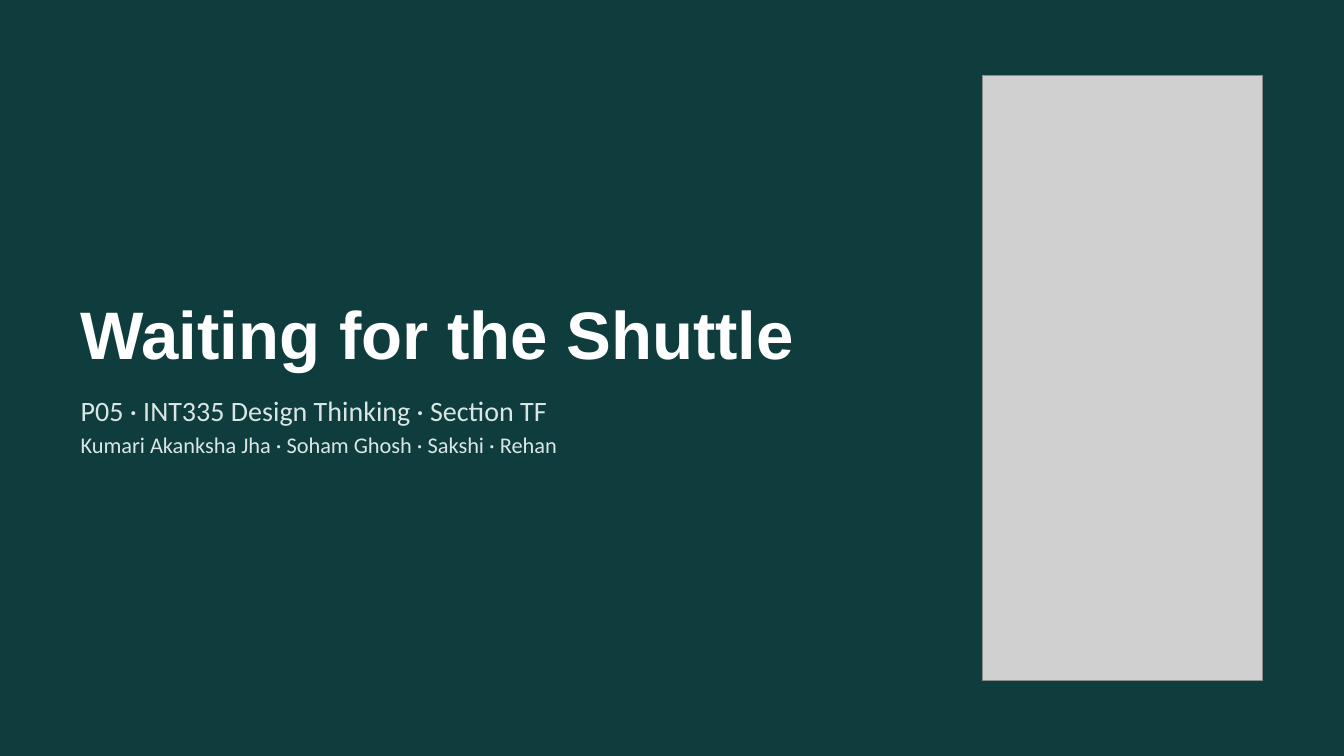
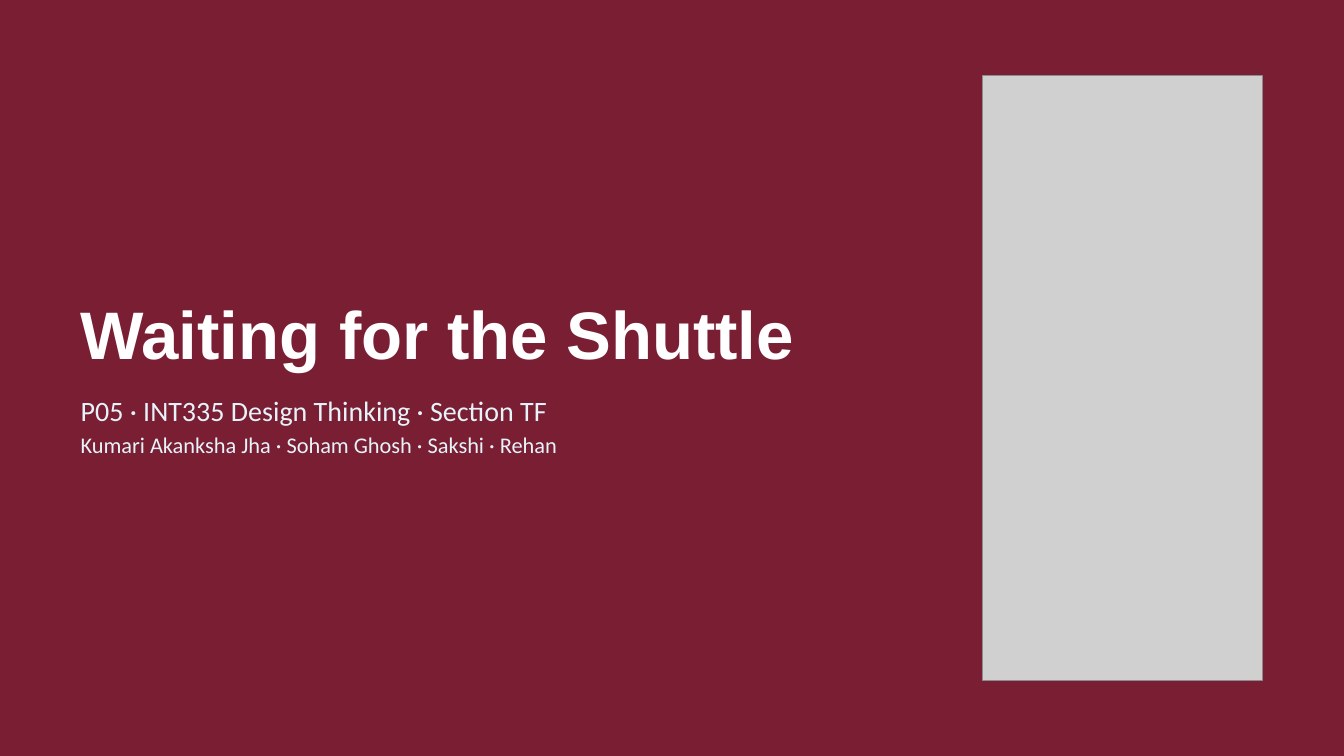
Before and after one commit to ShadowIzzHerZ/waiting-for-the-shuttle, a slide deck: slide 1 of deck/P05_Waiting_for_the_Shuttle.pptx. Drawn at 1344x756 pixels with LibreOffice and Linux fonts; fonts in the diff are those of the drawing; grey boxes stand for pictures. Boxes give left, top, right and bottom in pixels: in the first picture for what was removed or moved away, otherwise in the second. Text is boxed around its words. In the diff, an @@ line names an element or a change of style, - is before the commit and + after.

Commit message:
Deck follows the 12-section report skeleton, in the bracelet colours
Sections: problem, research plan, primary research, findings,
competitive analysis, personas and empathy map, ideation, storyboard and
journey, IA and user flow, prototype, testing and accessibility,
conclusion and links. New slides for the research plan, competitive
analysis, IA and user flow, testing and conclusion; dropped the affinity,
HMW-list and concept slides. Palette from the team's floral bracelet.

```diff
--- a/deck/P05_Waiting_for_the_Shuttle.pptx
+++ b/deck/P05_Waiting_for_the_Shuttle.pptx
@@ background #0F3D3E to #7A1F33 @@
@@ text "P05 · INT335 Design Thinking ..." at <box>81,401,557,453</box>: text colour #D9E6E4 to #E6F3FA @@
```
Also in this commit, not shown: 14 other slides changed, 5 slides added, 4 slides removed, 1 other file.
